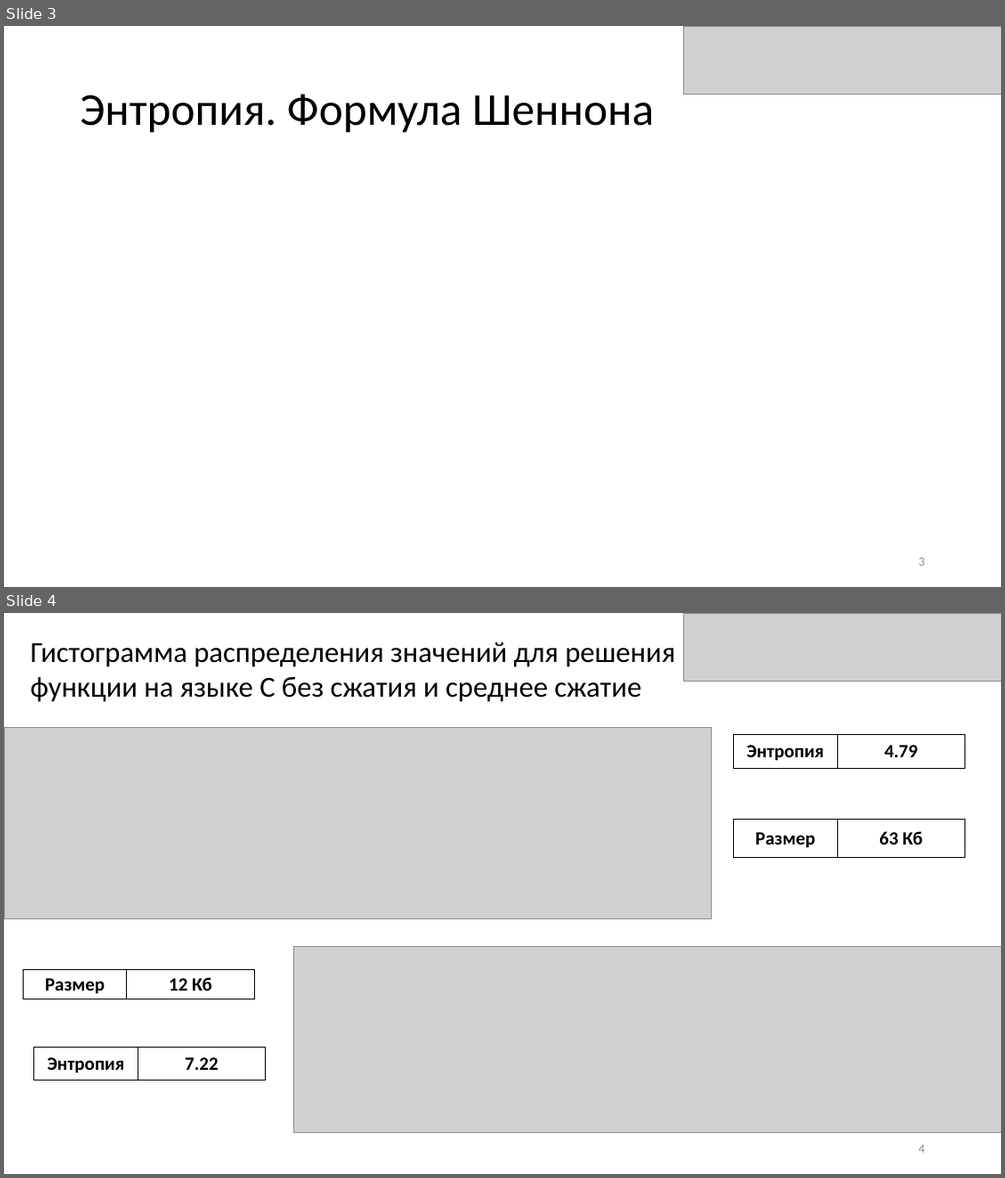
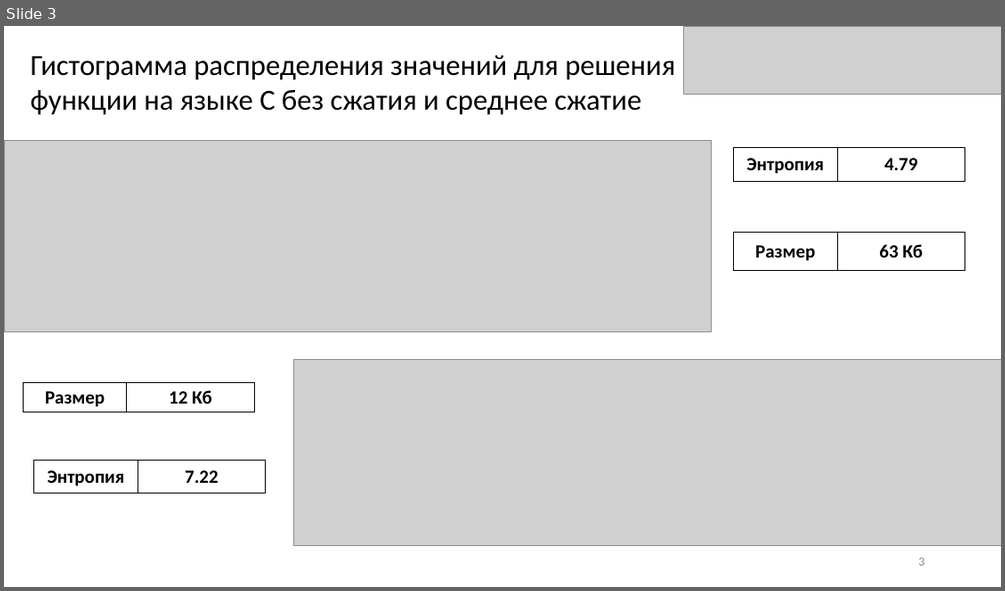
Before and after one commit to Ann1703/Reverse_Engineering_LAB, a slide deck: Лр2_С Буланый Дышлевая.pptx. Shown one above the other, each under a label of ours: slides 3 and 4 before the commit, slide 3 after it. The pictures are 1005x1178 and 1005x591 pixels, drawn with LibreOffice and Linux fonts; fonts in the diff are those of the drawing; grey boxes stand for pictures. Boxes give left, top, right and bottom in pixels: in the first picture for what was removed or moved away, otherwise in the second. Text is boxed around its words. In the diff, an @@ line names an element or a change of style, - is before the commit and + after.

```diff
--- a/Лр2_С Буланый Дышлевая.pptx
+++ b/Лр2_С Буланый Дышлевая.pptx
@@ slide 3 removed at [4, 26, 1001, 587], background #FFFFFF @@
@@ picture removed at [684, 26, 1001, 94] @@
@@ title removed at [80, 94, 654, 133] @@
-Энтропия. Формула Шеннона
@@ page number removed at [918, 557, 924, 565] @@
-3
@@ what was slide 4 is now slide 3 @@
@@ page number at [918, 557, 924, 565]: text changed @@
-4
+3
```
Also in this commit, not shown: 2 slides changed.
